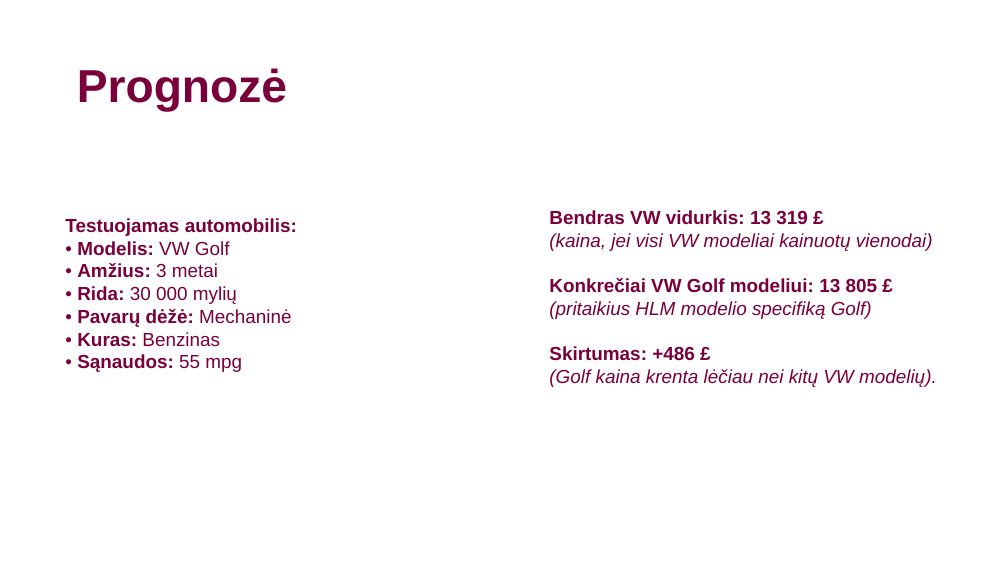
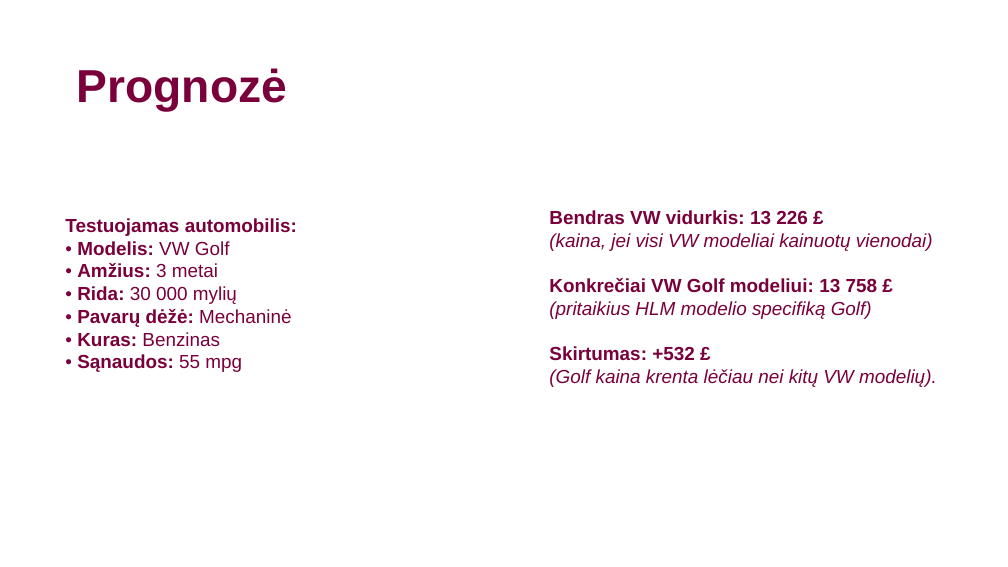
Before and after one commit to LidijaPu/K6, a slide deck: slide 13 of K6_HLM_VW_pristatymas_.pptx. Drawn at 1008x567 pixels with LibreOffice and Linux fonts; fonts in the diff are those of the drawing; background and template pictures are left out. Boxes give left, top, right and bottom in pixels: in the first picture for what was removed or moved away, otherwise in the second. Text is boxed around its words. In the diff, an @@ line names an element or a change of style, - is before the commit and + after.

```diff
--- a/K6_HLM_VW_pristatymas_.pptx
+++ b/K6_HLM_VW_pristatymas_.pptx
@@ text at (x1=549, y1=210, x2=808, y2=225): text changed @@
-Bendras VW vidurkis: 13 319 £
+Bendras VW vidurkis: 13 226 £
@@ text at (x1=549, y1=278, x2=878, y2=293): text changed @@
-Konkrečiai VW Golf modeliui: 13 805 £
+Konkrečiai VW Golf modeliui: 13 758 £
@@ text at (x1=549, y1=346, x2=695, y2=361): text changed @@
-Skirtumas: +486 £
+Skirtumas: +532 £
```
Also in this commit, not shown: 7 other slides changed, 5 other files.
